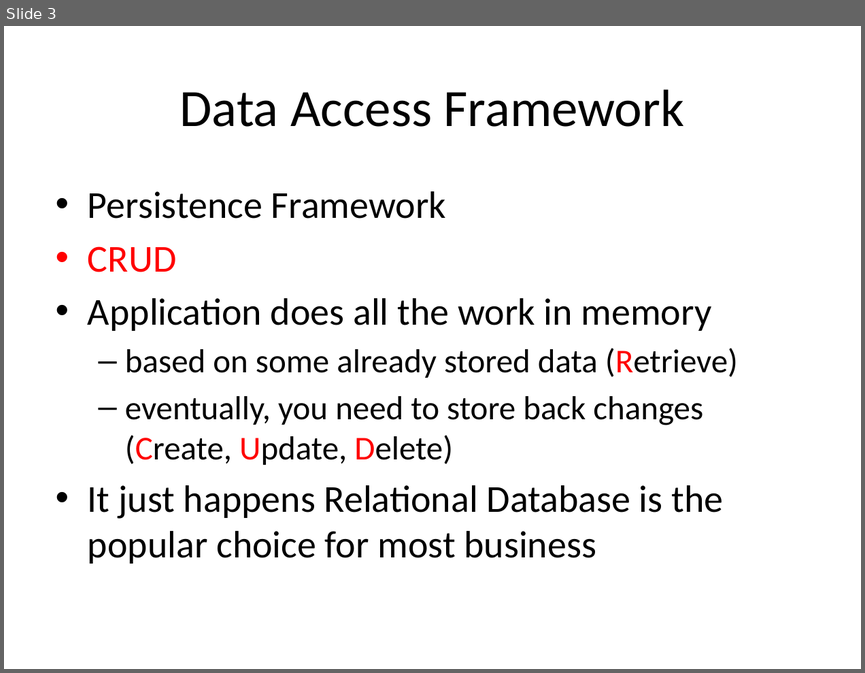
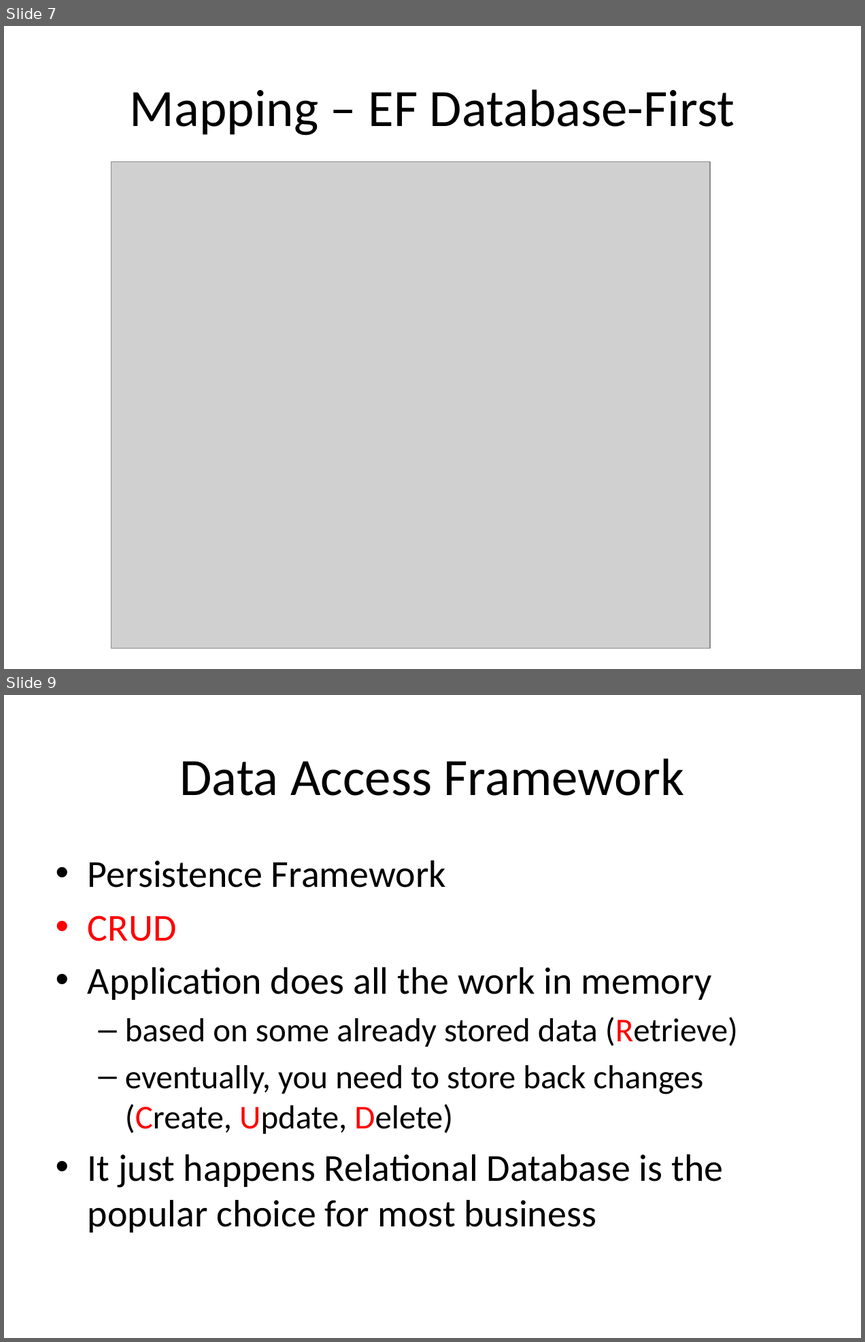
Before and after one commit to harrychou/Notes, a slide deck: Data Access Framework.pptx. Shown one above the other, each under a label of ours: slide 3 before the commit, slides 7 and 9 after it; the slides between them are not shown. The pictures are 865x673 and 865x1342 pixels, drawn with LibreOffice and Linux fonts; fonts in the diff are those of the drawing; grey boxes stand for pictures. Boxes give left, top, right and bottom in pixels: in the first picture for what was removed or moved away, otherwise in the second. Text is boxed around its words. In the diff, an @@ line names an element or a change of style, - is before the commit and + after.

```diff
--- a/Data Access Framework.pptx
+++ b/Data Access Framework.pptx
@@ slide 7 added at box(4, 26, 861, 669), background #FFFFFF @@
@@ title added at box(130, 89, 734, 135), 44 pt, text #000000 @@
+Mapping – EF Database-First
@@ picture added at box(111, 161, 710, 648) @@
@@ what was slide 3 is now slide 9 @@
```
Also in this commit, not shown: 2 slides changed, 5 other slides added, 1 slide removed, 2 other files.
